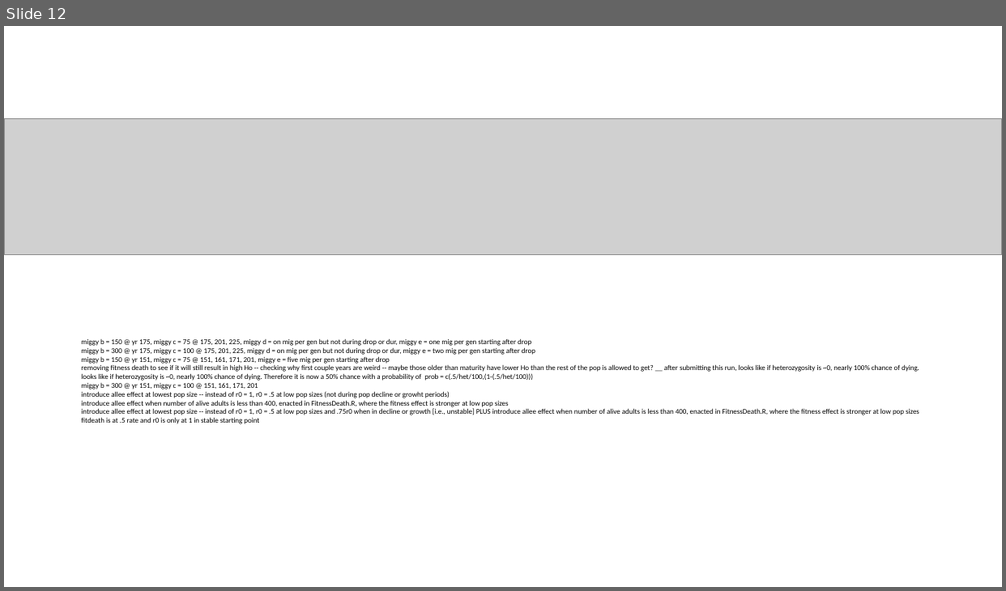
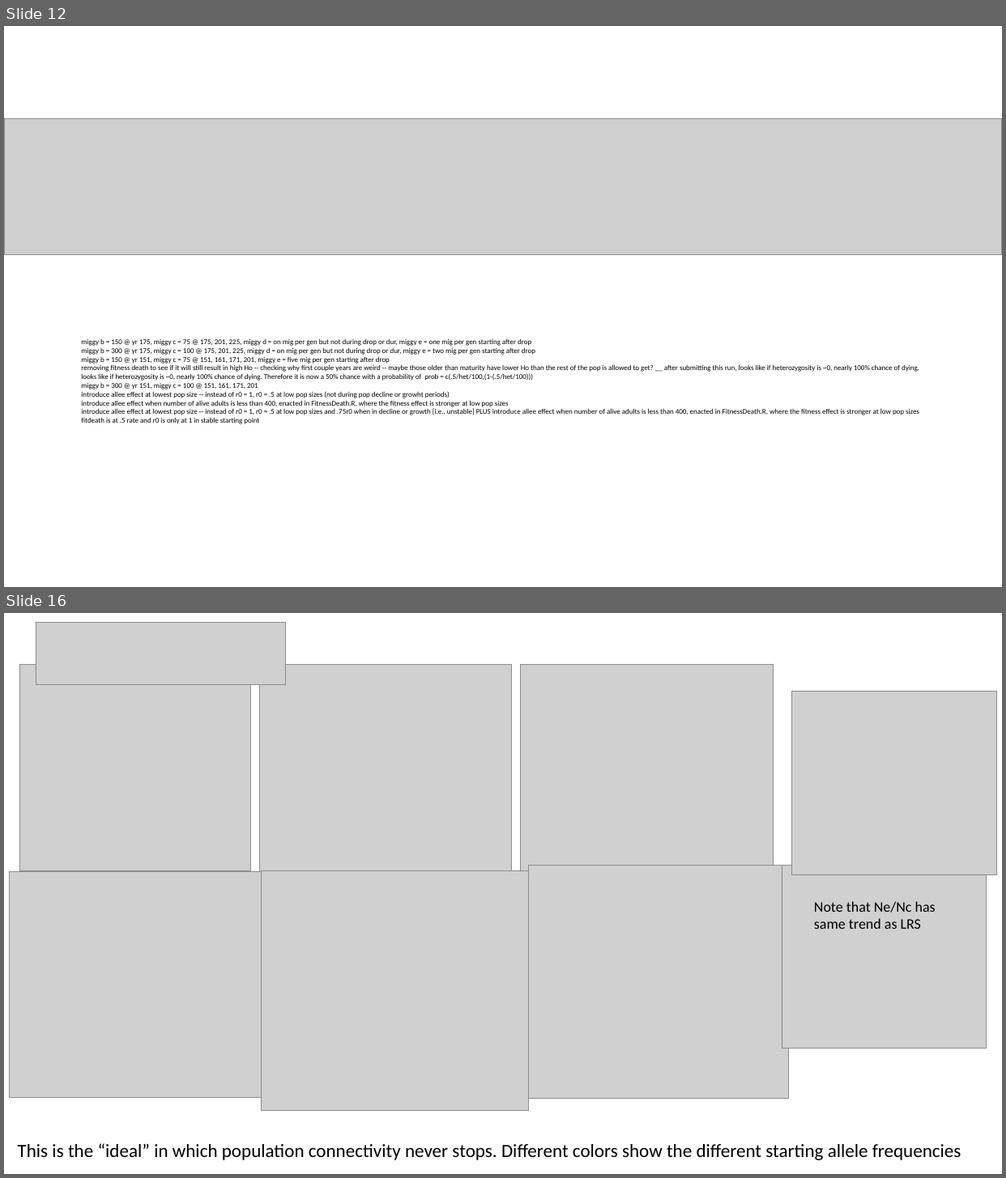
Before and after one commit to ginalamka/ComplexModel_ABM, a slide deck: Output_local/holding/figs/Figs_2.9.23.pptx. Shown one above the other, each under a label of ours: slide 12 before the commit, slides 12 and 16 after it; the slides between them are not shown. The pictures are 1006x591 and 1006x1178 pixels, drawn with LibreOffice and Linux fonts; fonts in the diff are those of the drawing; grey boxes stand for pictures. Boxes give left, top, right and bottom in pixels: in the first picture for what was removed or moved away, otherwise in the second. Text is boxed around its words. In the diff, an @@ line names an element or a change of style, - is before the commit and + after.

```diff
--- a/Output_local/holding/figs/Figs_2.9.23.pptx
+++ b/Output_local/holding/figs/Figs_2.9.23.pptx
@@ slide 16 added at (4,613,1002,1174), background #FFFFFF @@
@@ picture added at (36,622,286,685) @@
@@ picture added at (19,665,250,871) @@
@@ picture added at (259,665,512,891) @@
@@ picture added at (521,665,773,891) @@
@@ picture added at (792,692,997,875) @@
@@ picture added at (9,872,262,1098) @@
@@ picture added at (262,871,529,1111) @@
@@ picture added at (529,865,789,1099) @@
@@ picture added at (782,865,987,1048) @@
@@ text added at (814,901,936,929), 14 pt, text #000000 @@
+Note that Ne/Nc has same trend as LRS
@@ text added at (18,1144,961,1161), 18 pt, text #000000 @@
+This is the “ideal” in which population connectivity never stops. Different colors show the different starting allele frequencies
```
Also in this commit, not shown: 3 other slides added, 14 other files.
